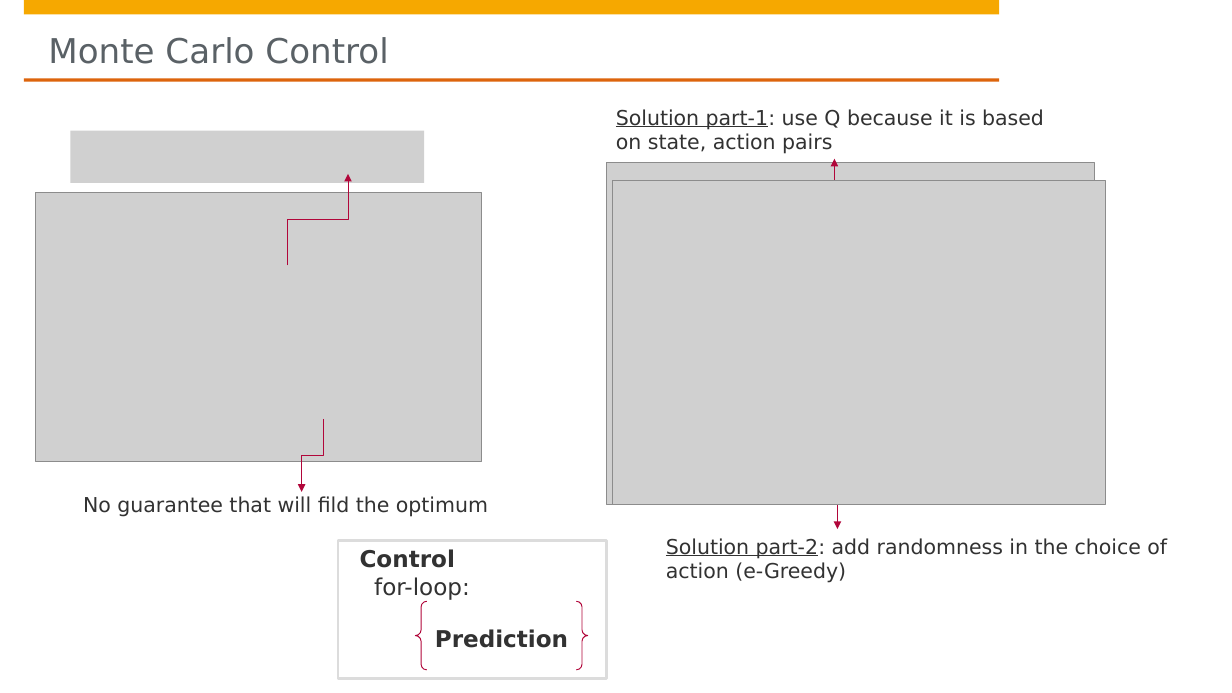
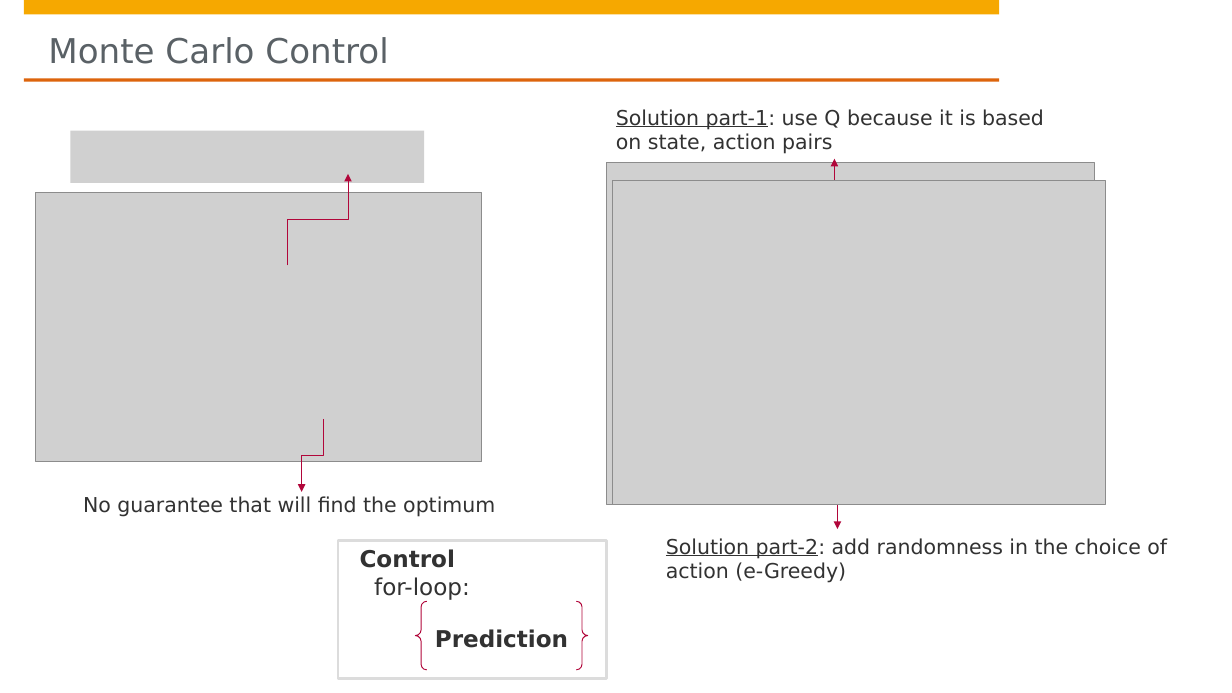
Before and after one commit to hpi-sam/HMM-Learning4SAS, a slide deck: slide 35 of projects/MDP/P3 - Markov Decision Process.pptx. Drawn at 1232x693 pixels with LibreOffice and Linux fonts; fonts in the diff are those of the drawing; grey boxes stand for pictures; background and template pictures are left out. Boxes give left, top, right and bottom in pixels: in the first picture for what was removed or moved away, otherwise in the second. Text is boxed around its words. In the diff, an @@ line names an element or a change of style, - is before the commit and + after.

```diff
--- a/projects/MDP/P3 - Markov Decision Process.pptx
+++ b/projects/MDP/P3 - Markov Decision Process.pptx
@@ text at (x1=83, y1=496, x2=495, y2=517): text changed @@
-No guarantee that will fild the optimum
+No guarantee that will find the optimum
```
